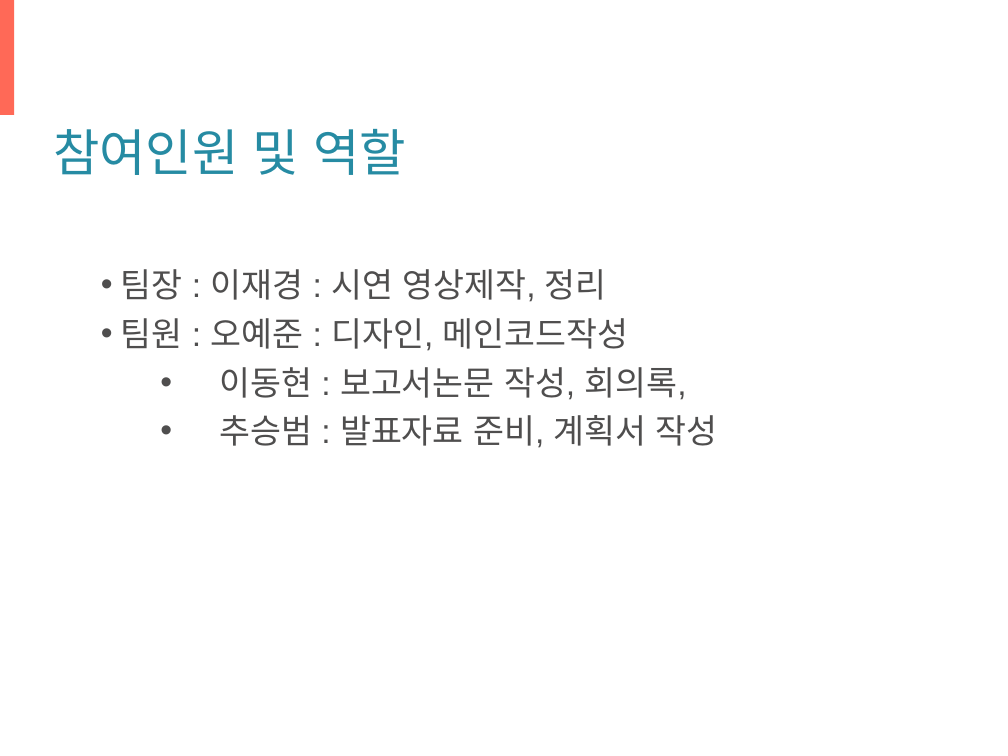
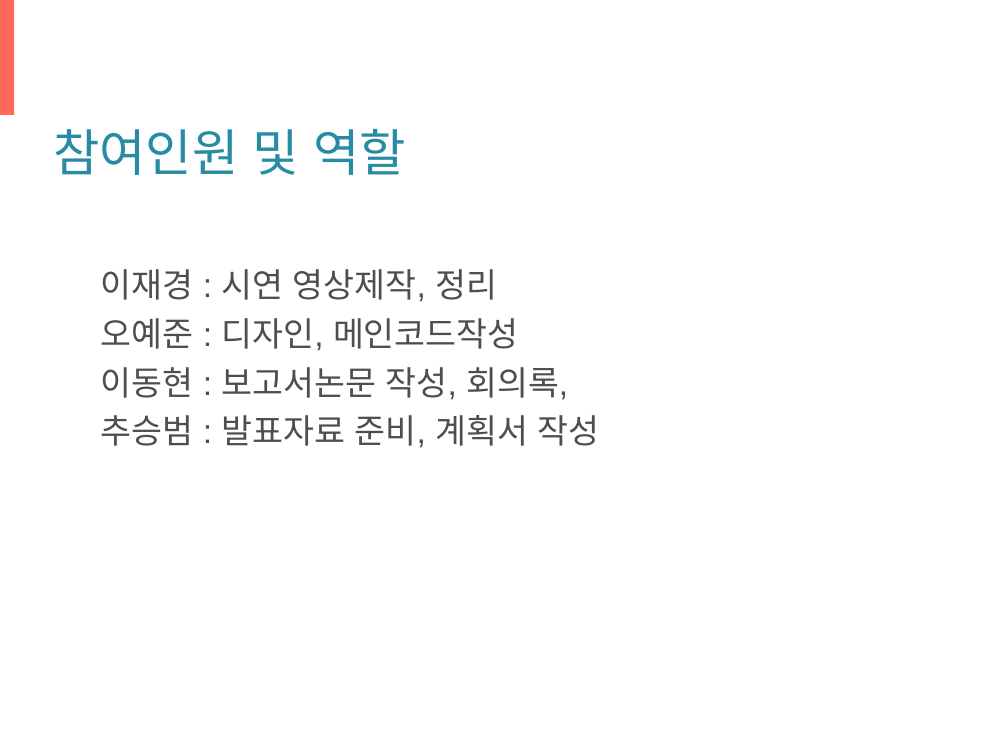
Before and after one commit to gryrryfh/2023-cpp, a slide deck: slide 3 of team project/발표자료ppt/5팀 온라인 쇼핑몰 시스템.ppt. Drawn at 1008x756 pixels with LibreOffice and Linux fonts; fonts in the diff are those of the drawing; background and template pictures are left out. Boxes give left, top, right and bottom in pixels: in the first picture for what was removed or moved away, otherwise in the second. Text is boxed around its words. In the diff, an @@ line names an element or a change of style, - is before the commit and + after.

```diff
--- a/team project/발표자료ppt/5팀 온라인 쇼핑몰 시스템.ppt
+++ b/team project/발표자료ppt/5팀 온라인 쇼핑몰 시스템.ppt
@@ text at <box>101,269,519,351</box>: text changed @@
-• 팀장 : 이재경 : 시연 영상제작, 정리
-• 팀원 : 오예준 : 디자인, 메인코드작성
+이재경 : 시연 영상제작, 정리
+오예준 : 디자인, 메인코드작성
@@ text at <box>101,367,599,448</box>: bullet • to none; list level 2 to 1 in "이동현 : 보고서논문 작성, 회의록,"; list level 2 to 1 in "추승범 : 발표자료 준비, 계획서 ..." @@
```
Also in this commit, not shown: 1 other slide changed.
